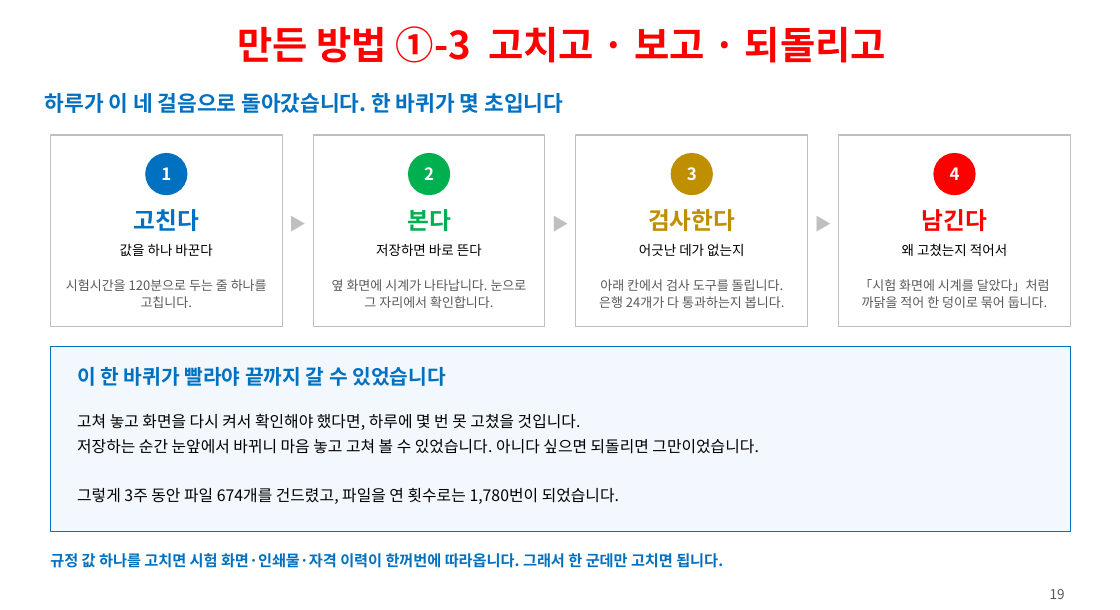
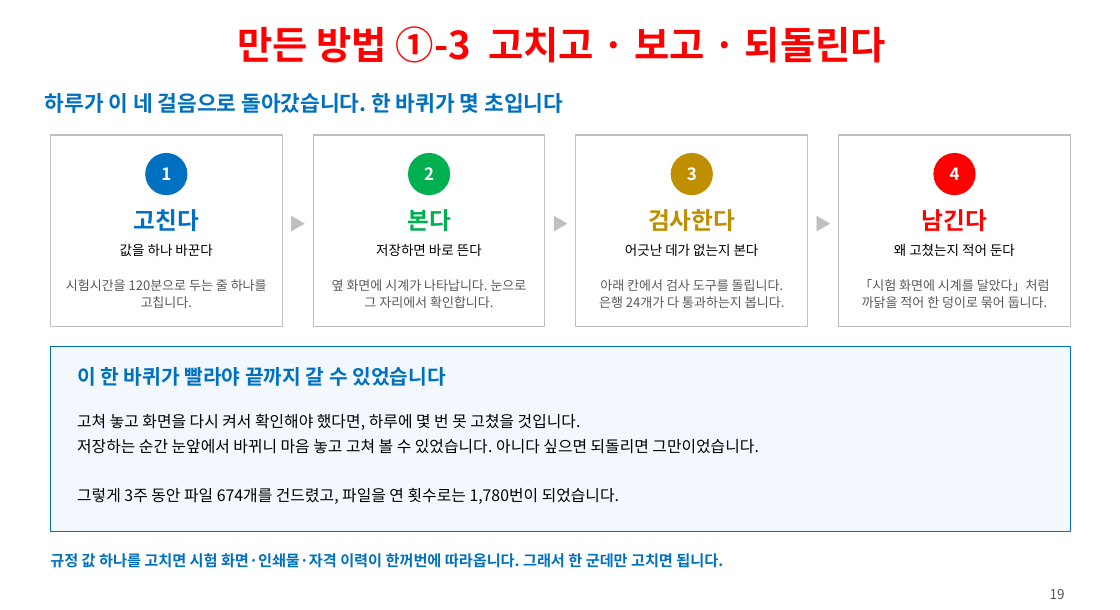
Before and after one commit to ys1277-sys/HIENDT-CBT, a slide deck: slide 19 of docs/발표자료-CBT-2026-08.pptx. Drawn at 1120x610 pixels with LibreOffice and Linux fonts; fonts in the diff are those of the drawing. Boxes give left, top, right and bottom in pixels: in the first picture for what was removed or moved away, otherwise in the second. Text is boxed around its words. In the diff, an @@ line names an element or a change of style, - is before the commit and + after.

```diff
--- a/docs/발표자료-CBT-2026-08.pptx
+++ b/docs/발표자료-CBT-2026-08.pptx
@@ text at (237, 26, 886, 63): text changed @@
-만든 방법 ①-3 고치고 · 보고 · 되돌리고
+만든 방법 ①-3 고치고 · 보고 · 되돌린다
@@ text at (625, 243, 759, 256): text changed @@
-어긋난 데가 없는지
+어긋난 데가 없는지 본다
@@ text at (894, 243, 1015, 256): text changed @@
-왜 고쳤는지 적어서
+왜 고쳤는지 적어 둔다
```
Also in this commit, not shown: 11 other slides changed, 1 other file.
